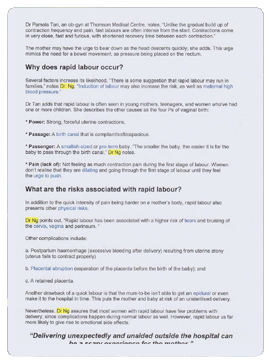
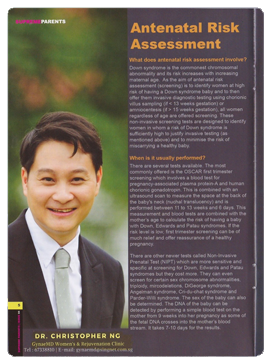
Comparing the layer stacks of the two (269, 364) images. Changes:
added layer "Layer 7" above "Layer 5" over (8, 8, 264, 357)
